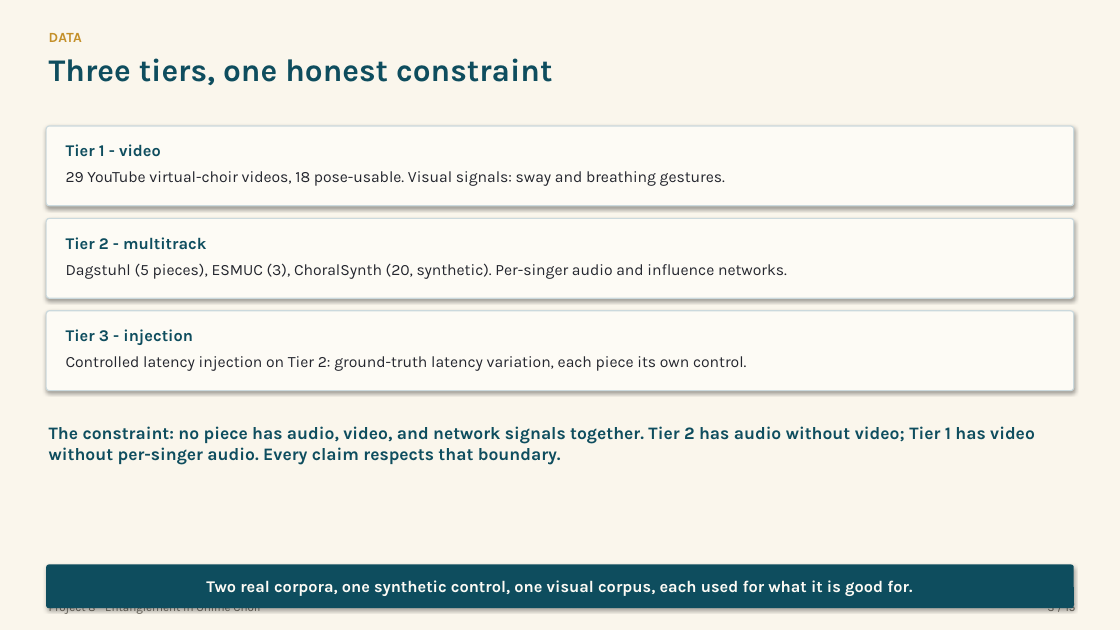
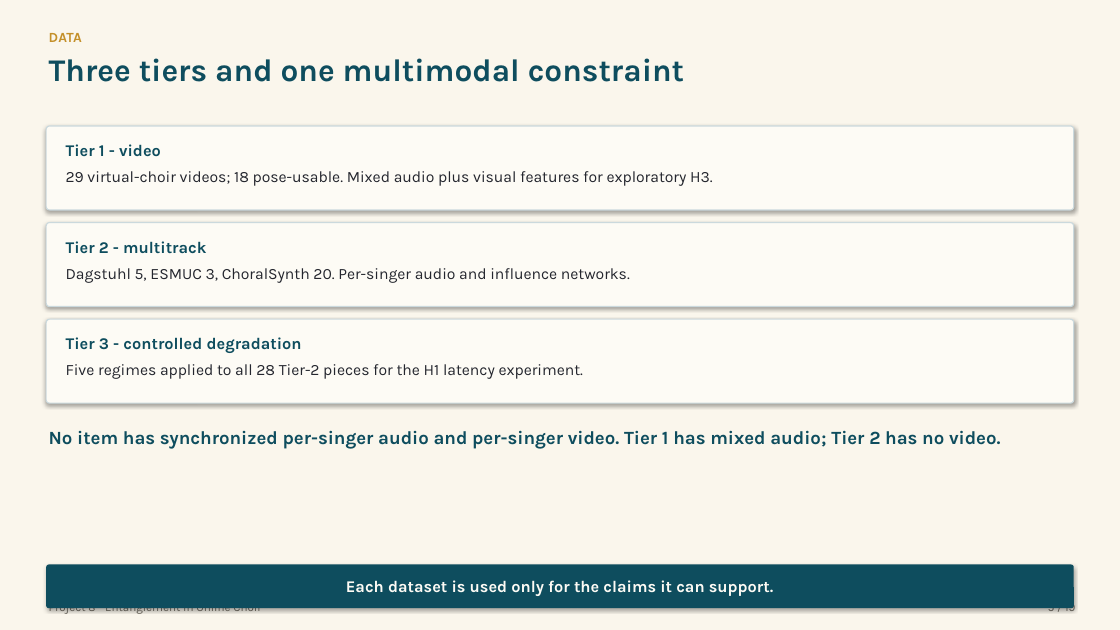
Before and after one commit to Zuraiz270/networked-choir-entanglement, a slide deck: slide 5 of output/jul23_final_presentation.pptx (slide 3 before the commit). Drawn at 1120x630 pixels with LibreOffice and Linux fonts; fonts in the diff are those of the drawing. Boxes give left, top, right and bottom in pixels: in the first picture for what was removed or moved away, otherwise in the second. Text is boxed around its words. In the diff, an @@ line names an element or a change of style, - is before the commit and + after.

```diff
--- a/output/jul23_final_presentation.pptx
+++ b/output/jul23_final_presentation.pptx
@@ text at (49,58,684,82): text changed @@
-Three tiers, one honest constraint
+Three tiers and one multimodal constraint
@@ rounded rectangle "Tier 1 - video": place and size @@
-rounded rectangle "Tier 1 - video" at (46,126,1074,206)
+rounded rectangle "Tier 1 - video" at (46,126,1074,210)
@@ text in rounded rectangle at (66,171,713,186): text changed @@
-29 YouTube virtual-choir videos, 18 pose-usable. Visual signals: sway and breathing gestures.
+29 virtual-choir videos; 18 pose-usable. Mixed audio plus visual features for exploratory H3.
@@ rounded rectangle "Tier 2 - multitrack": place and size @@
-rounded rectangle "Tier 2 - multitrack" at (46,218,1074,298)
+rounded rectangle "Tier 2 - multitrack" at (46,223,1074,307)
@@ text in rounded rectangle at (66,268,630,283): text changed @@
-Dagstuhl (5 pieces), ESMUC (3), ChoralSynth (20, synthetic). Per-singer audio and influence networks.
+Dagstuhl 5, ESMUC 3, ChoralSynth 20. Per-singer audio and influence networks.
@@ rounded rectangle "Tier 3 - controlled degradation": place and size @@
-rounded rectangle "Tier 3 - controlled degradation" at (46,311,1074,391)
+rounded rectangle "Tier 3 - controlled degradation" at (46,319,1074,403)
@@ text in rounded rectangle at (66,337,583,379): text changed @@
-Tier 3 - injection
-Controlled latency injection on Tier 2: ground-truth latency variation, each piece its own control.
+Tier 3 - controlled degradation
+Five regimes applied to all 28 Tier-2 pieces for the H1 latency experiment.
@@ text at (49,430,1001,449): text changed; size 15 to 16 pt @@
-The constraint: no piece has audio, video, and network signals together. Tier 2 has audio without video; Tier 1 has video without per-singer audio. Every claim respects that boundary.
+No item has synchronized per-singer audio and per-singer video. Tier 1 has mixed audio; Tier 2 has no video.
@@ text in rounded rectangle at (346,580,773,596): text changed @@
-Two real corpora, one synthetic control, one visual corpus, each used for what it is good for.
+Each dataset is used only for the claims it can support.
```
Also in this commit, not shown: 8 other slides changed, 10 slides added, 6 slides removed, 18 other files.
